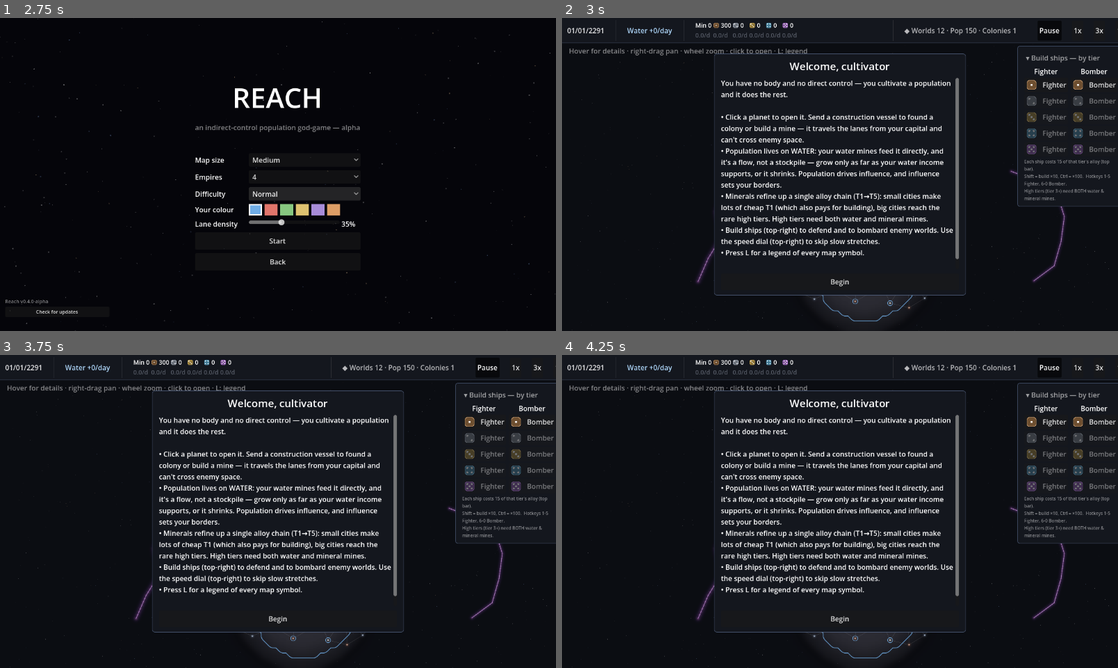
Above: before the commit, frames 1-4 (two rows, left to right).
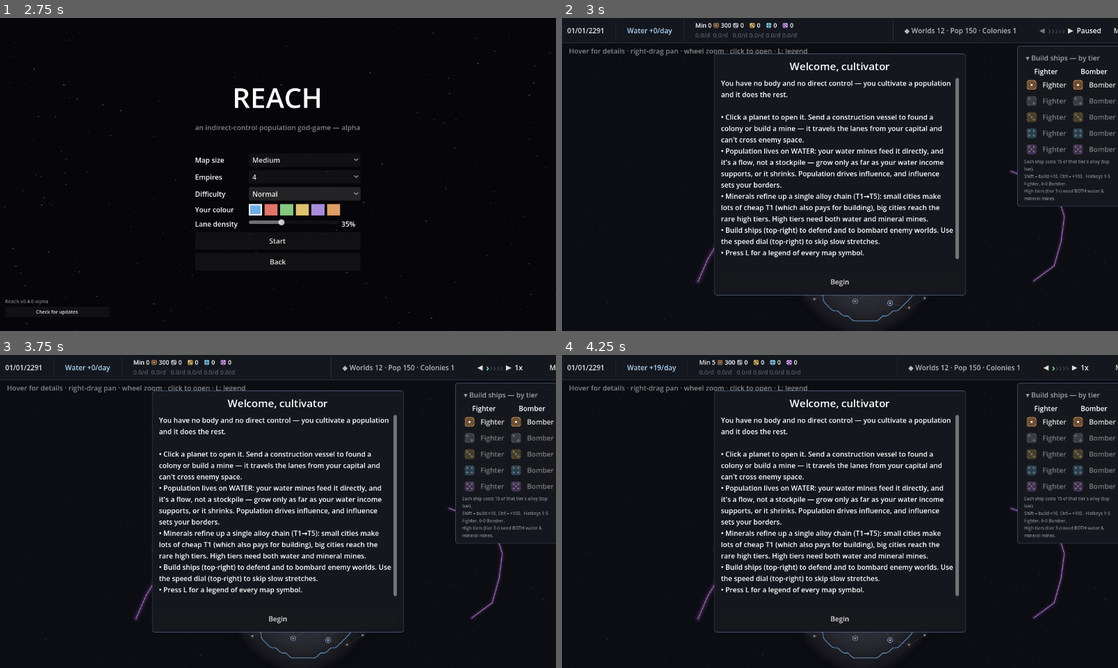
Above: after the commit, the same moments.

Repository: evyatarmitz/reach
Game: Godot game, scene res://menu/menu.tscn
Same seed, same stepped clock (60 frames per second), same inputs: the game is played once before the commit and once after it.
Inputs (mouse positions are in pixels of both pictures, inside the frame that each line leads up to):
- Up to frame 1 (2.75 s): click "New Game" at 0.5 s; click "Normal" at 1.25 s; click "Normal" at 2 s
- Up to frame 2 (3 s): click "Start" at 2.75 s
- Up to frame 3 (3.75 s): click (489, 367) at 3.5 s, where only the run before the commit has a clickable "Pause"
- Up to frame 4 (4.25 s): no input

Frame 1 is identical in both runs. In frame 2, 0.1% of the frame differs, in the area x 85-100%, y 3-6%; in frame 3, 0.1%; in frame 4, 0.7%, in the area x 16-100%, y 1-7%.

Commit message:
Speed control: 5-level chevron dial replacing the discrete speed buttons
- SPEEDS is now [pause,1,2,4,7,10]: index 0 pauses, 1..5 are the dial levels on a
  gentle ramp across the old 1x-10x range.
- Top-bar UI is a dial: [◀] a strip of 5 chevrons [▶] + a readout. Chevrons light
  up toward "+" to show the level (none lit = paused); click a chevron to jump to
  that level, the arrows step one level, arrows disable at the ends.
- +/- now step the dial on the main row too (KEY_EQUAL/KEY_MINUS) in addition to
  the numpad, on top of the rebindable =/- actions. Space still toggles pause.

Verified via the windowed autoshot (full sequence renders; dial shows correctly).

Diff:
--- a/desktop/game/main.gd
+++ b/desktop/game/main.gd
@@ -2,7 +2,9 @@
 
 # Render/UI layer. Reads Sim state, forwards commands. No game rules live here.
 
-const SPEEDS: Array[float] = [0.0, 1.0, 3.0, 10.0]
+const SPEEDS: Array[float] = [0.0, 1.0, 2.0, 4.0, 7.0, 10.0]
+# Index 0 is paused; indices 1..5 are the five dial levels, shown as a strip of five
+# chevrons that light up toward "+". Spans the old 1x-10x range on a gentle ramp.
 # Base clock slowed (1.0 -> 0.5 -> 0.4) so the whole sim reads slower in real
 # time; the speed dial multiplies this, so fast-forward is still one click away.
 const DAYS_PER_REAL_SECOND := 0.4
@@ -147,7 +149,10 @@
 var _alert_idx := 0                   # next alert the jump button will fly to (oldest->newest)
 var alert_btn: Button                 # bottom-center "N alerts — jump" button
 const ALERT_WINDOW_MS := 18000.0      # keep alerts from the last ~18s
-var speed_buttons: Array[Button] = []
+var speed_chevrons: Array[Label] = []   # the 5-level dial strip; lit up to speed_idx
+var speed_readout: Label                 # "Paused" / "2x" etc. beside the dial
+var speed_slower_btn: Button             # clickable "◀" (same as the - key)
+var speed_faster_btn: Button             # clickable "▶" (same as the + key)
 var panel: PanelContainer
 var ship_panel: PanelContainer   # top-right shipyard; the selection panel docks below it
 var ship_body: VBoxContainer     # the collapsible part (tier grid + cost note)
@@ -1300,10 +1305,11 @@
 		if event.keycode == KEY_ESCAPE:
 			_on_escape()
 			return
-		# Numpad +/- are fixed speed shortcuts on top of the rebindable = / -.
-		if event.keycode == KEY_KP_ADD:
+		# +/- step the speed dial, both on the numpad and the main row (KEY_EQUAL is the
+		# unshifted "+"), fixed on top of the rebindable = / - actions.
+		if event.keycode == KEY_KP_ADD or event.keycode == KEY_EQUAL:
 			speed_idx = mini(SPEEDS.size() - 1, speed_idx + 1)
-		elif event.keycode == KEY_KP_SUBTRACT:
+		elif event.keycode == KEY_KP_SUBTRACT or event.keycode == KEY_MINUS:
 			speed_idx = maxi(0, speed_idx - 1)
 		else:
 			_dispatch_action(Keybinds.action_for(event.keycode))
@@ -2424,13 +2430,48 @@
 	spacer.size_flags_horizontal = Control.SIZE_EXPAND_FILL
 	bar.add_child(spacer)
 
-	for i in SPEEDS.size():
-		var b := Button.new()
-		b.text = "Pause" if i == 0 else "%dx" % int(SPEEDS[i])
-		b.toggle_mode = true
-		b.pressed.connect(func() -> void: speed_idx = i)
-		bar.add_child(b)
-		speed_buttons.append(b)
+	# Speed dial: [◀]  › › › › ›  [▶]  readout. The chevrons light up toward "+" to show
+	# the current level (none lit = paused). The arrows step it; so do the + / - keys.
+	var dial := HBoxContainer.new()
+	dial.add_theme_constant_override("separation", 3)
+	dial.tooltip_text = "Game speed — click the arrows or press + / - to change. Space pauses."
+
+	speed_slower_btn = Button.new()
+	speed_slower_btn.text = "◀"
+	speed_slower_btn.focus_mode = Control.FOCUS_NONE
+	speed_slower_btn.pressed.connect(func() -> void: speed_idx = maxi(0, speed_idx - 1))
+	dial.add_child(speed_slower_btn)
+
+	var strip := HBoxContainer.new()
+	strip.add_theme_constant_override("separation", 1)
+	for i in 5:
+		var chev := Label.new()
+		chev.text = "›"
+		chev.add_theme_font_size_override("font_size", 22)
+		# Clicking a chevron jumps straight to that level (level = index + 1).
+		chev.mouse_filter = Control.MOUSE_FILTER_STOP
+		var lvl := i + 1
+		chev.gui_input.connect(func(ev: InputEvent) -> void:
+			if ev is InputEventMouseButton and ev.pressed \
+					and ev.button_index == MOUSE_BUTTON_LEFT:
+				speed_idx = lvl)
+		strip.add_child(chev)
+		speed_chevrons.append(chev)
+	dial.add_child(strip)
+
+	speed_faster_btn = Button.new()
+	speed_faster_btn.text = "▶"
+	speed_faster_btn.focus_mode = Control.FOCUS_NONE
+	speed_faster_btn.pressed.connect(func() -> void:
+		speed_idx = mini(SPEEDS.size() - 1, speed_idx + 1))
+	dial.add_child(speed_faster_btn)
+
+	speed_readout = Label.new()
+	speed_readout.custom_minimum_size = Vector2(52, 0)
+	speed_readout.vertical_alignment = VERTICAL_ALIGNMENT_CENTER
+	dial.add_child(speed_readout)
+
+	bar.add_child(dial)
 
 	var menu_btn := Button.new()
 	menu_btn.text = "Menu"
@@ -3057,8 +3098,13 @@
 			pcol += 1
 	standing_label.text = "◆ Worlds %d · Pop %s · Colonies %d" \
 		% [psys, _fmt_num(ppop), pcol]
-	for i in speed_buttons.size():
-		speed_buttons[i].button_pressed = (i == speed_idx)
+	for i in speed_chevrons.size():
+		var lit := i < speed_idx   # levels are 1-based; idx 0 (paused) lights none
+		speed_chevrons[i].modulate = Color(0.55, 1.0, 0.70) if lit \
+			else Color(1, 1, 1, 0.18)
+	speed_readout.text = "Paused" if speed_idx == 0 else "%dx" % int(SPEEDS[speed_idx])
+	speed_slower_btn.disabled = speed_idx == 0
+	speed_faster_btn.disabled = speed_idx == SPEEDS.size() - 1
 	for t in 5:   # enable ship buttons only for tiers the player can pay for
 		var affordable := sim.can_build_ship(player_empire_id, t + 1)
 		ship_f_btns[t].disabled = not affordable
